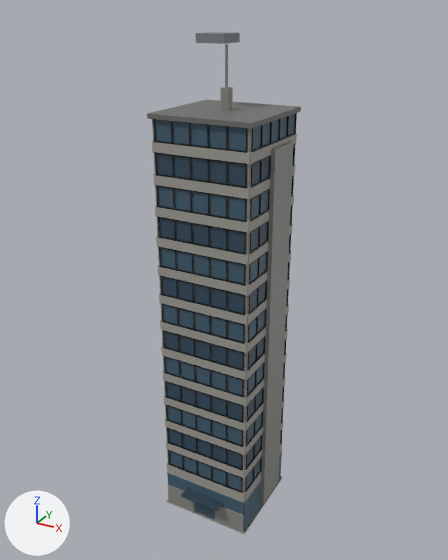
The glTF model assets/models/town_city_spire.glb as it was, and as the next commit left it.
Both versions are drawn from a 50 mm camera at (31.3, -57.4, 59.4) aimed at (-0.3, 0.1, 30.7). Lighting does not change. The marker at lower left points along +X, +Y and +Z. The first picture is the older version. Vertices at exactly the same position are counted once.

Objects in the first picture: 'prop'.
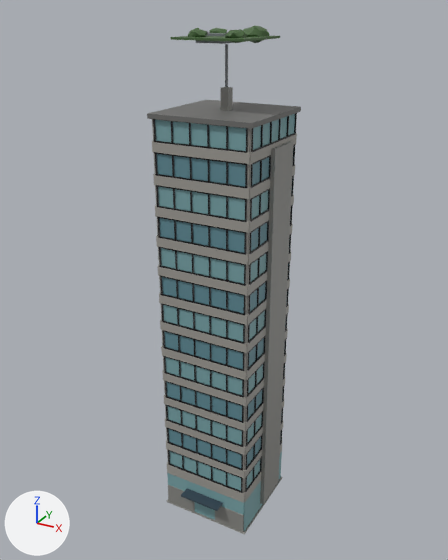
Where the change shows, as pixel boxes (x1, y1, x2, y2) in the pictures (448 x 560 px):
'prop', reshaped: before (147, 32, 301, 534); after (147, 26, 301, 534)
part 1 of me_prop, added: after (170, 36, 280, 42)
part 2 of me_prop, added: after (188, 28, 207, 41)
part 3 of me_prop, added: after (225, 29, 247, 43)
part 4 of me_prop, added: after (209, 28, 227, 33)
part 5 of me_prop, added: after (243, 26, 270, 43)
part 6 of me_prop, recoloured (dark blue to cyan): (155, 114, 295, 531) in both

What changed in the scene script:
```text
Change me_prop:
    used by ob_prop; location = (0.0, 0.0, 0.0)
    remove me_prop.from_pydata(...)  # 4432 vertices, 6648 faces; spans x -5.8..6.0, y -7.0..5.8, z 0.0..57.0
    add me_prop.from_pydata(...)  # 4608 vertices, 6980 faces; spans x -5.8..6.0, y -7.0..5.8, z 0.0..57.8
    me_prop part 1: a new loose piece, a box spanning x -3.96..3.96, y -3.96..3.96, z 56.6..56.82, in mat_defaultmaterial
    me_prop part 2: a new loose piece of 42 vertices spanning x -3.0..-1.0, y -3.0..-1.0, z 56.5..57.6, in mat_defaultmaterial
    me_prop part 3: a new loose piece of 42 vertices spanning x 1.1..3.1, y -3.2..-1.2, z 56.3..57.6, in mat_defaultmaterial
    me_prop part 4: a new loose piece of 42 vertices spanning x -3.1..-1.0, y 1.2..3.1, z 56.4..57.5, in mat_defaultmaterial
    me_prop part 5: a new loose piece of 42 vertices spanning x 0.8..3.5, y 0.6..3.3, z 56.2..57.8, in mat_defaultmaterial
    me_prop part 6: 672 kept faces spanning x -5.6..5.6, y -5.6..5.6, z 0.1..49.3 get new vertex colours; the middle colour goes from dark blue #425d6f to cyan #7aa5a9
```
